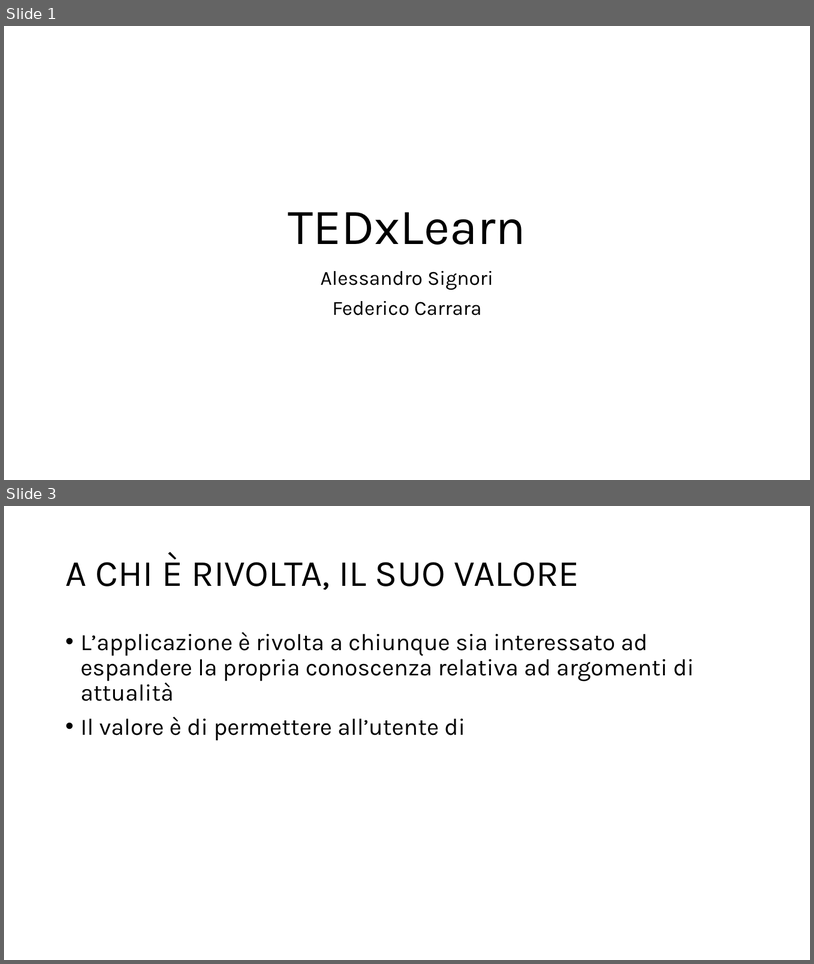
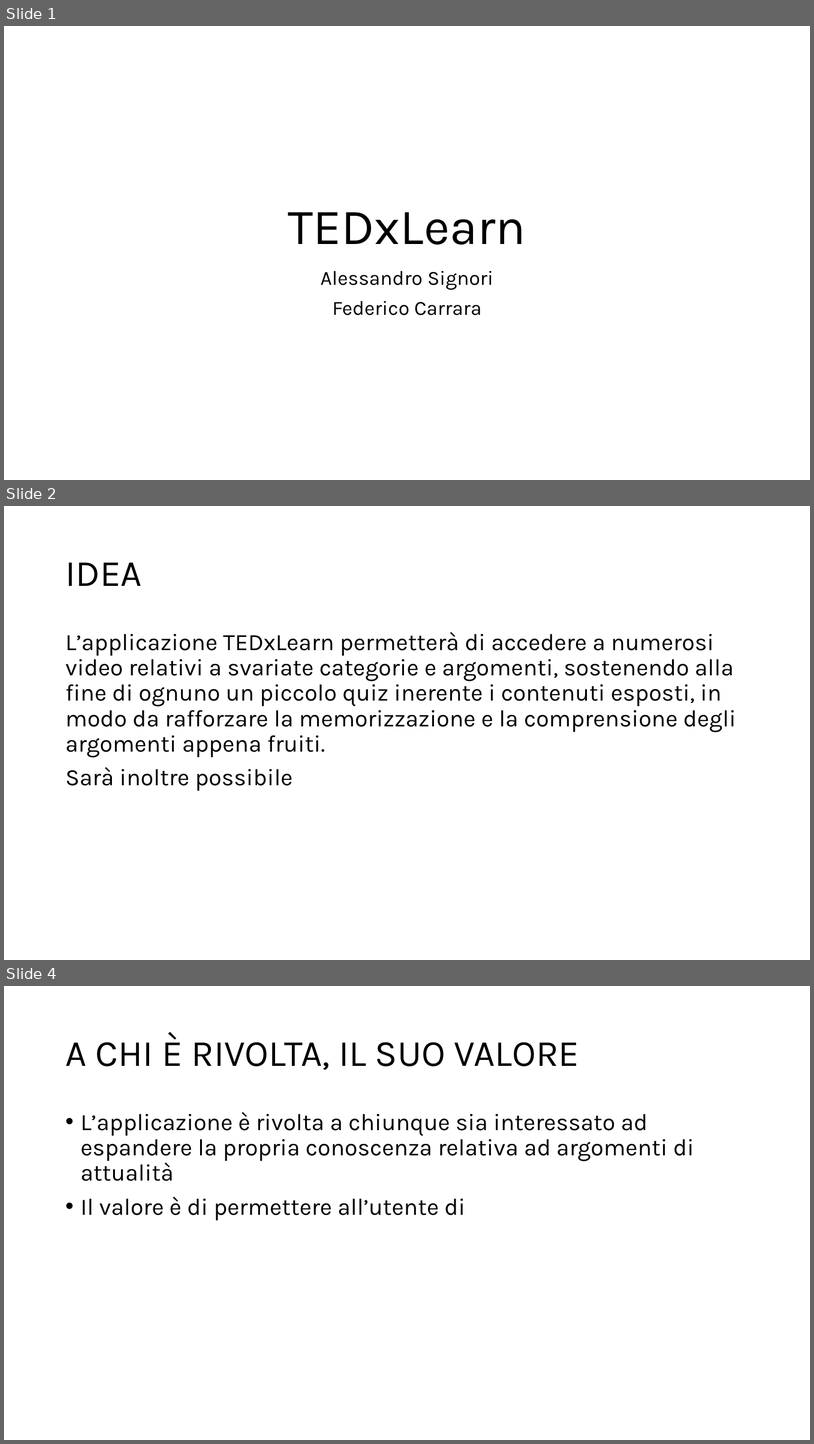
Before and after one commit to carraraFederico/TEDxLearn_ProgettoCloudMobile_2024, a slide deck: TEDxLearn.pptx. Shown one above the other, each under a label of ours: slides 1 and 3 before the commit, slides 1, 2 and 4 after it; the slides between them are not shown. The pictures are 814x964 and 814x1444 pixels, drawn with LibreOffice and Linux fonts; fonts in the diff are those of the drawing. Boxes give left, top, right and bottom in pixels: in the first picture for what was removed or moved away, otherwise in the second. Text is boxed around its words. In the diff, an @@ line names an element or a change of style, - is before the commit and + after.

```diff
--- a/TEDxLearn.pptx
+++ b/TEDxLearn.pptx
@@ slide 2 added at bbox=[4, 506, 810, 960], background #FFFFFF @@
@@ title added at bbox=[65, 562, 142, 586], 44 pt, text #000000 @@
+IDEA
@@ text added at bbox=[65, 632, 737, 791], 28 pt, text #000000 @@
+L’applicazione TEDxLearn permetterà di accedere a numerosi video relativi a svariate categorie e argomenti, sostenendo alla fine di ognuno un piccolo quiz inerente i contenuti esposti, in modo da rafforzare la memorizzazione e la comprensione degli argomenti appena fruiti.
+Sarà inoltre possibile
@@ what was slide 3 is now slide 4 @@
```
Also in this commit, not shown: 1 other slide added, 1 slide removed.
